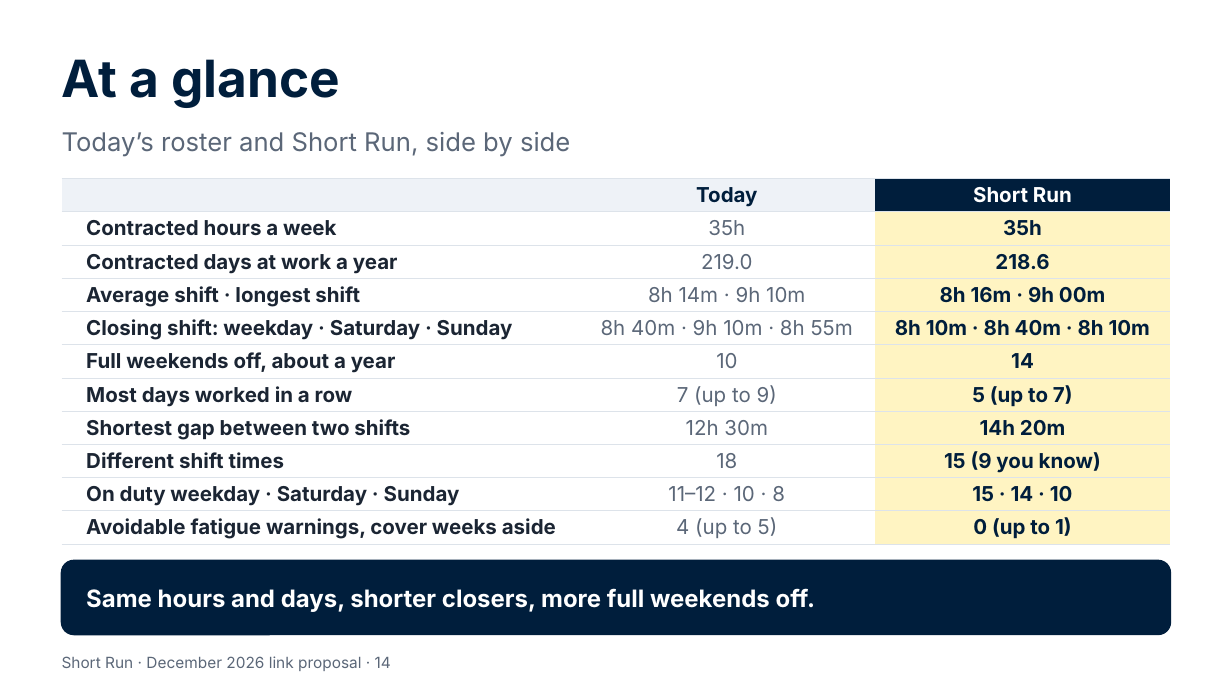
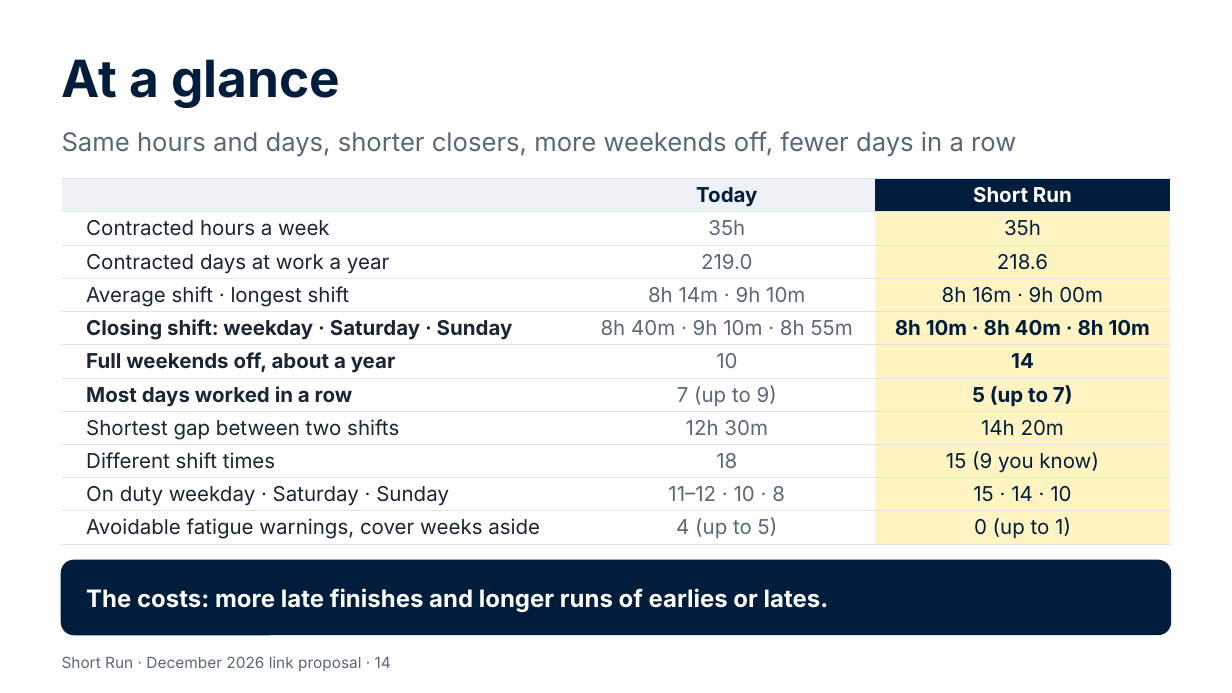
Before and after one commit to Garethdavidmiller/roster-app, a slide deck: slide 14 of docs/links-26/presentations/Short-Run-for-colleagues.pptx. Drawn at 1232x693 pixels with LibreOffice and Linux fonts; fonts in the diff are those of the drawing. Boxes give left, top, right and bottom in pixels: in the first picture for what was removed or moved away, otherwise in the second. Text is boxed around its words. In the diff, an @@ line names an element or a change of style, - is before the commit and + after.

```diff
--- a/docs/links-26/presentations/Short-Run-for-colleagues.pptx
+++ b/docs/links-26/presentations/Short-Run-for-colleagues.pptx
@@ text at [62, 131, 1016, 157]: text changed @@
-Today’s roster and Short Run, side by side
+Same hours and days, shorter closers, more weekends off, fewer days in a row
@@ table at [62, 179, 1170, 543] @@
@@ bold off in "Contracted hours a week", "35h", "Contracted days at work a year", "218.6" and 10 more places @@
@@ text at [86, 588, 829, 612]: text changed @@
-Same hours and days, shorter closers, more full weekends off.
+The costs: more late finishes and longer runs of earlies or lates.
```
Also in this commit, not shown: 1 other slide changed, 14 other files.
